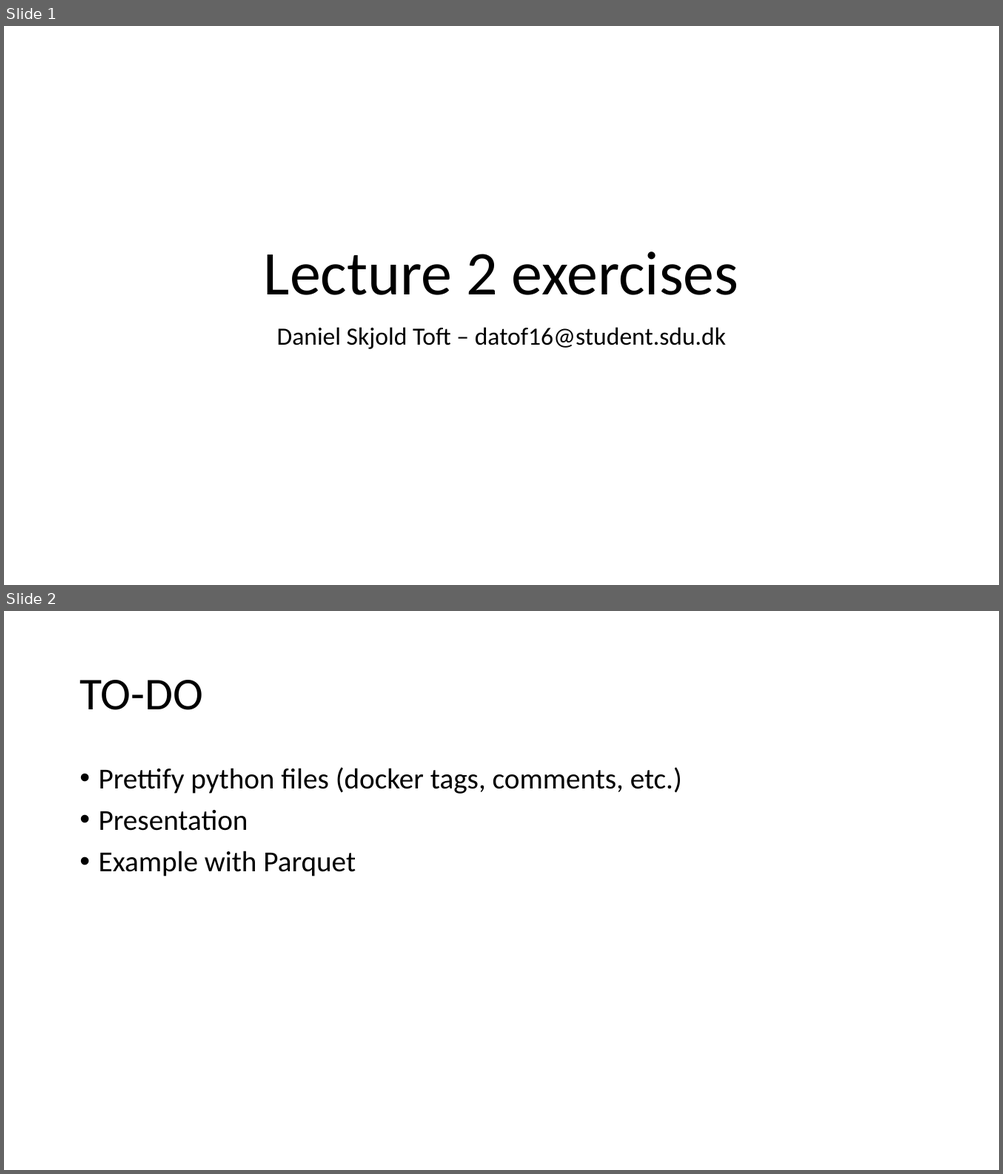
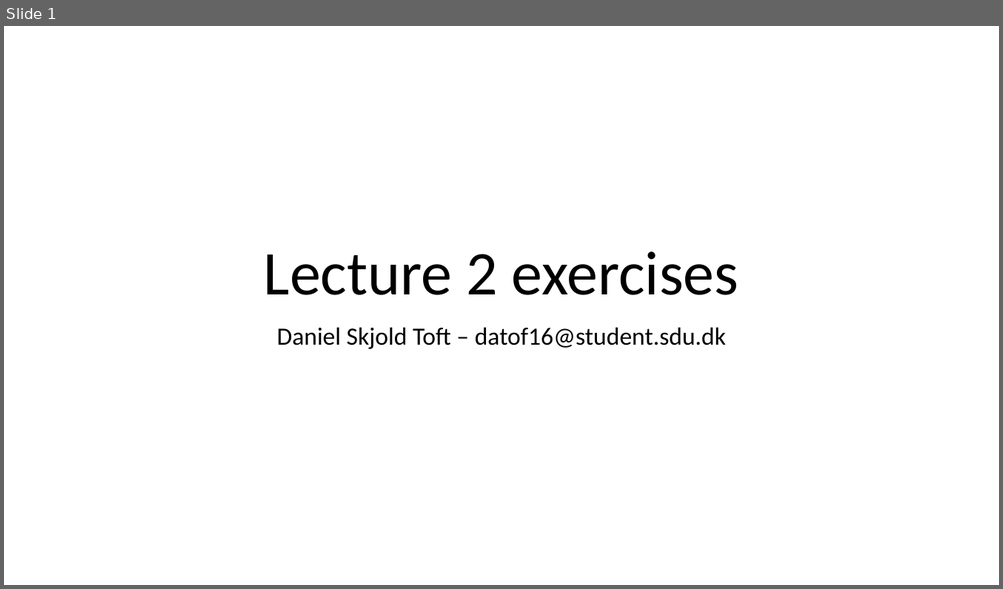
Before and after one commit to jakobhviid/BDDST21, a slide deck: Lecture2/Lecture2Ex.pptx. Shown one above the other, each under a label of ours: slides 1 and 2 before the commit, slide 1 after it. The pictures are 1003x1174 and 1003x589 pixels, drawn with LibreOffice and Linux fonts; fonts in the diff are those of the drawing. Boxes give left, top, right and bottom in pixels: in the first picture for what was removed or moved away, otherwise in the second. Text is boxed around its words. In the diff, an @@ line names an element or a change of style, - is before the commit and + after.

Commit message:
Prettify python and Docker files, and finalize powerpoint

```diff
--- a/Lecture2/Lecture2Ex.pptx
+++ b/Lecture2/Lecture2Ex.pptx
@@ slide 2 removed at (4, 611, 999, 1170), background #FFFFFF @@
@@ title removed at (79, 680, 203, 710) @@
-TO-DO
@@ text removed at (99, 767, 682, 877) @@
-• Prettify python files (docker tags, comments, etc.)
-• Presentation
-• Example with Parquet
```
Also in this commit, not shown: 7 slides changed, 9 other files.
